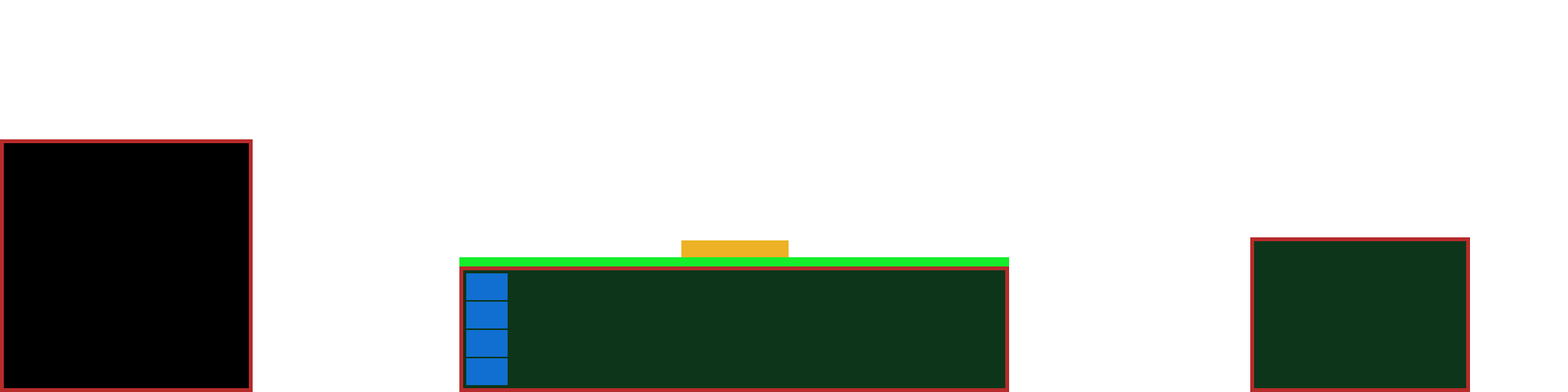
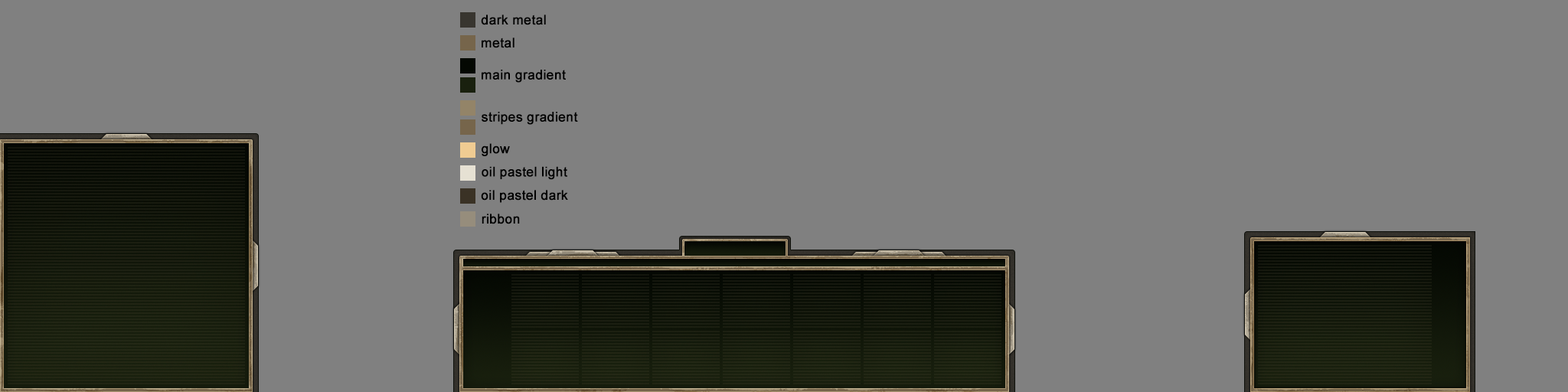
Layers edited between the first and the second 1568x392 image:
added group "texture" with 40 layers above "mockup" over box(0, 129, 1480, 392)
added group "radar" with 10 layers in group "texture" over box(0, 129, 275, 392)
added group "inner" (1st of 3, in "texture" › "radar") with 5 layers in group "radar" over box(0, 132, 275, 392)
added layer "Oil Pastel Large 2 px20" (1st of 7, in "texture" › "radar" › "inner") (soft light) in group "inner" over box(0, 132, 275, 392)
added group "outer" (1st of 3, in "texture" › "radar") with 3 layers in group "radar" over box(0, 129, 269, 392)
added group "production" with 17 layers in group "texture" over box(442, 228, 1026, 392)
added group "inner" (2nd of 3, in "texture" › "production") with 9 layers in group "production" over box(447, 228, 1023, 392)
added layer "Oil Pastel Large 2 px20" (3rd of 7, in "texture" › "production" › "inner") (soft light) in group "inner" over box(447, 228, 1023, 392)
added group "border" with 1 layers in group "inner" over box(459, 238, 1010, 392)
added layer "border inner" (2nd of 3, in "texture" › "production" › "inner" › "border") in group "border" over box(459, 238, 1010, 392)
added group "body" (2nd of 3, in "texture" › "production" › "inner") with 5 layers in group "inner" over box(463, 241, 1006, 389)
added group "outer" (2nd of 3, in "texture" › "production") with 6 layers in group "production" over box(442, 235, 1026, 392)
added group "ribbons" with 4 layers in group "outer" over box(442, 244, 1026, 363)
added layer "border outer" (2nd of 3, in "texture" › "production" › "outer") in group "outer" over box(453, 235, 1016, 392)
added group "mockup" with 2 layers over box(0, 0, 1568, 392)
renamed "Layer 0" to "mockup base", moved it into group "mockup", painted on it over box(0, 139, 1470, 392)
added layer "grey" in group "mockup" over box(0, 0, 1568, 392)
…and 43 more changes (43 added)
